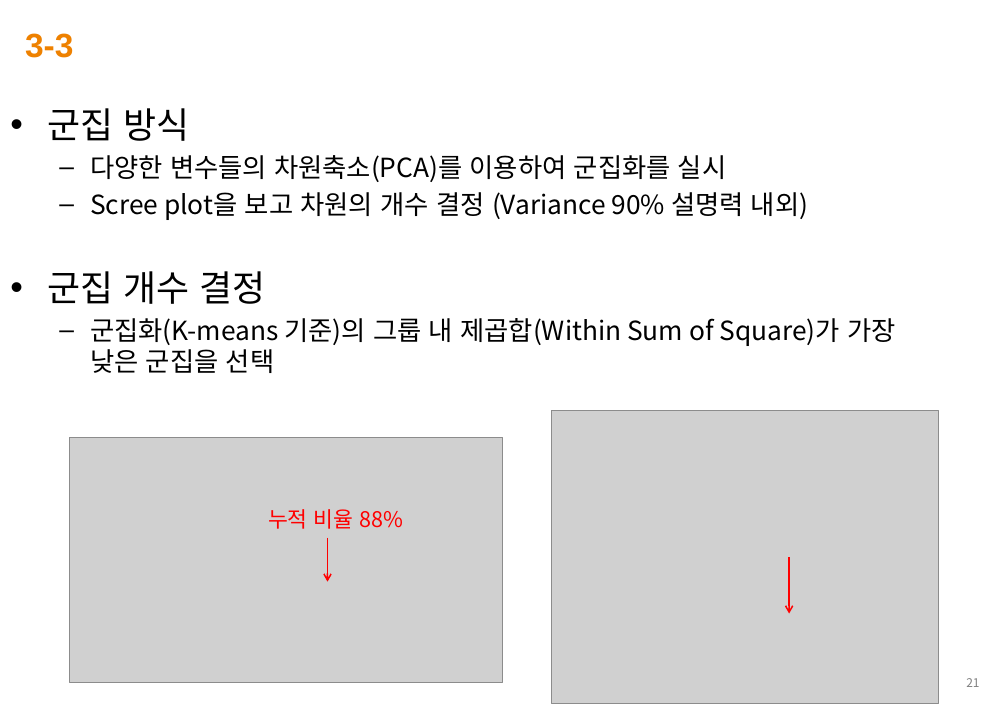
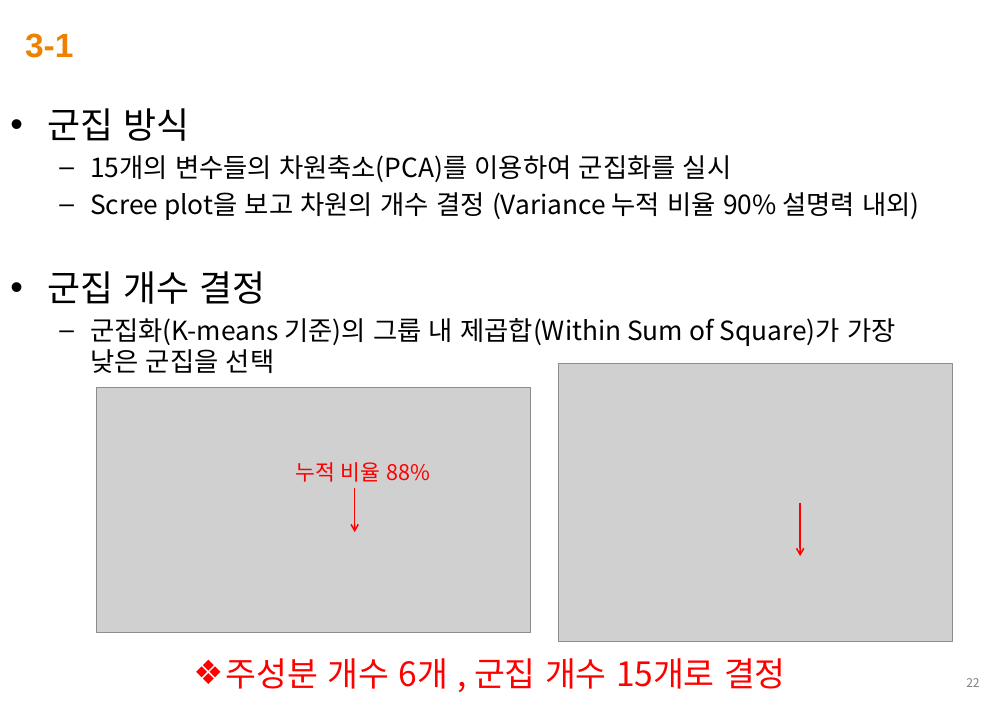
Before and after one commit to abcd00ou/LDS-Stat, a slide deck: slide 22 of 최종 보고서_이동성.pptx (slide 21 before the commit). Drawn at 1008x713 pixels with LibreOffice and Linux fonts; fonts in the diff are those of the drawing; grey boxes stand for pictures; background and template pictures are left out. Boxes give left, top, right and bottom in pixels: in the first picture for what was removed or moved away, otherwise in the second. Text is boxed around its words. In the diff, an @@ line names an element or a change of style, - is before the commit and + after.

```diff
--- a/최종 보고서_이동성.pptx
+++ b/최종 보고서_이동성.pptx
@@ text at <box>25,33,73,58</box>: text changed @@
-3-3
+3-1
@@ text at <box>90,155,919,220</box>: text changed @@
-  – 다양한 변수들의 차원축소(PCA)를 이용하여 군집화를 실시
-  – Scree plot을 보고 차원의 개수 결정 (Variance 90% 설명력 내외)
+  – 15개의 변수들의 차원축소(PCA)를 이용하여 군집화를 실시
+  – Scree plot을 보고 차원의 개수 결정 (Variance 누적 비율 90% 설명력 내외)
@@ picture: place and size @@
-picture at <box>552,410,939,704</box>
+picture at <box>559,363,953,642</box>
@@ 1 picture, 1 text, 1 arrow: place and size @@
-1 picture, 1 text, 1 arrow at <box>70,437,504,683</box>
+1 picture, 1 text, 1 arrow at <box>97,387,530,633</box>
@@ arrow moved from (789, 557) - (789, 613) to (800, 503) - (800, 556) @@
@@ text added at <box>226,658,786,689</box>, 28 pt, text #FF0000 @@
+❖ 주성분 개수 6개 , 군집 개수 15개로 결정
```
Also in this commit, not shown: 28 other slides changed, 2 slides added.
